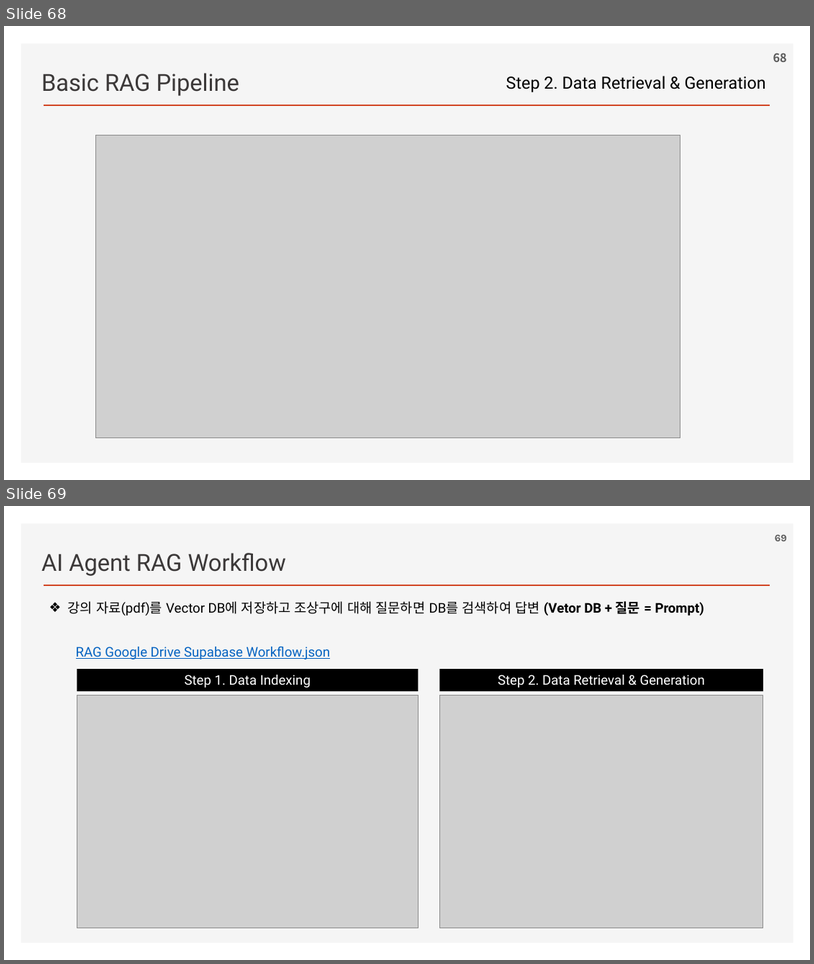
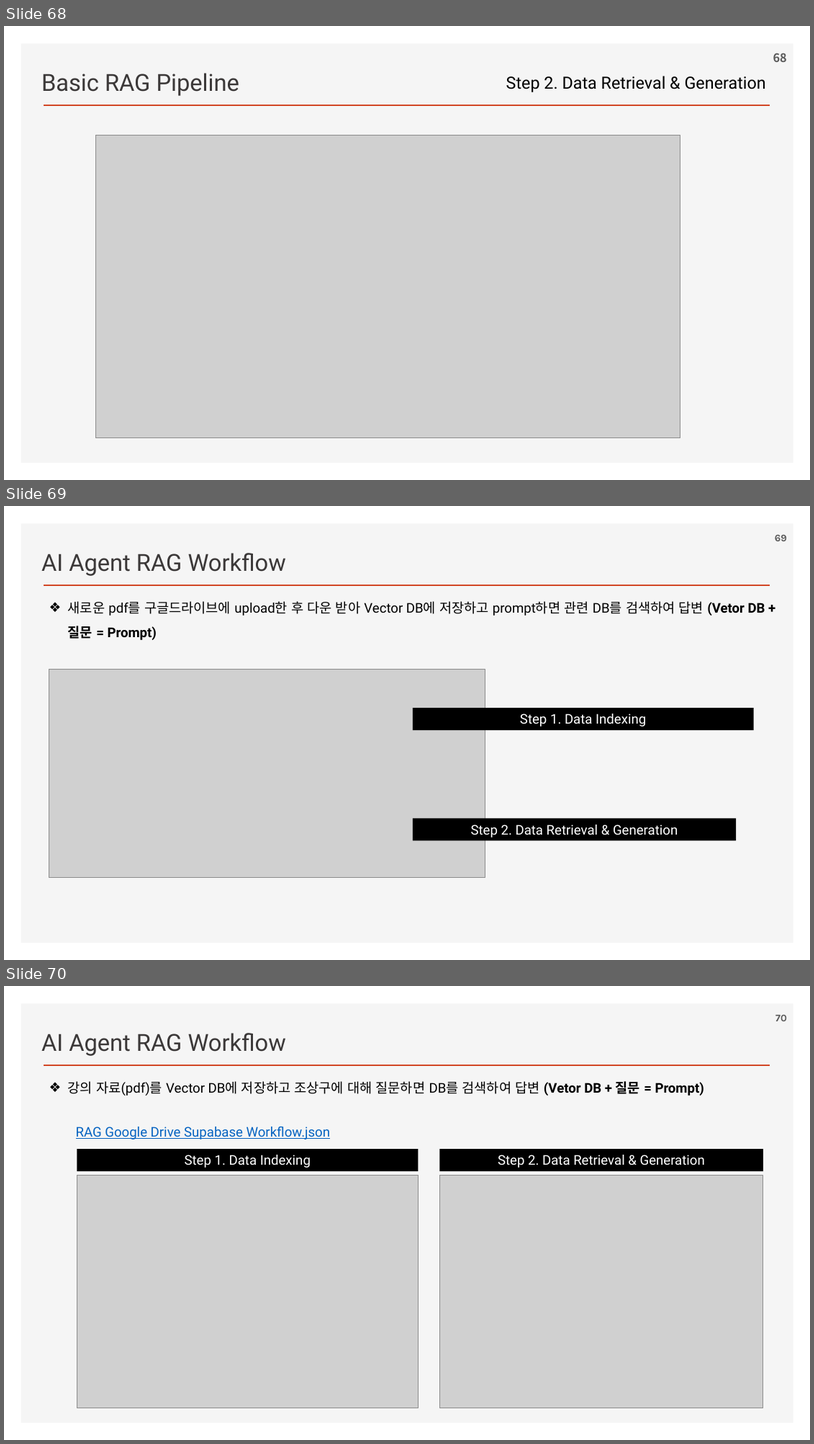
Before and after one commit to ancestor9/2026_Fall_AI-Workflow, a slide deck: PPTs/02_AI Workflow_n8n.pptx. Shown one above the other, each under a label of ours: slides 68 and 69 before the commit, slides 68, 69 and 70 after it. The pictures are 814x964 and 814x1444 pixels, drawn with LibreOffice and Linux fonts; fonts in the diff are those of the drawing; grey boxes stand for pictures; background and template pictures are left out. Boxes give left, top, right and bottom in pixels: in the first picture for what was removed or moved away, otherwise in the second. Text is boxed around its words. In the diff, an @@ line names an element or a change of style, - is before the commit and + after.

```diff
--- a/PPTs/02_AI Workflow_n8n.pptx
+++ b/PPTs/02_AI Workflow_n8n.pptx
@@ slide 69 added at (4,506,810,960), background #FFFFFF; not listed: 2 template elements that a slide beside it also shows @@
@@ page number added at (775,535,787,541), 12 pt, text #595959, bold @@
+69
@@ text added at (41,553,286,576), 28 pt, text #3B3838 @@
+AI Agent RAG Workflow
@@ text added at (68,601,766,640), 16 pt, text #000000 @@
+❖ 새로운 pdf를 구글드라이브에 upload한 후 다운 받아 Vector DB에 저장하고 prompt하면 관련 DB를 검색하여 답변 (Vetor DB + 질문 = Prompt)
@@ picture added at (49,669,486,877) @@
@@ rectangle added at (413,708,754,730), fill #000000, 16 pt, text #FFFFFF @@
+Step 1. Data Indexing
@@ rectangle added at (413,818,736,841), fill #000000, 16 pt, text #FFFFFF @@
+Step 2. Data Retrieval & Generation
@@ what was slide 69 is now slide 70 @@
@@ page number at (776,1015,787,1021): text changed @@
-69
+70
```
Also in this commit, not shown: 2 slides changed, 3 other slides added, 2 slides removed.
